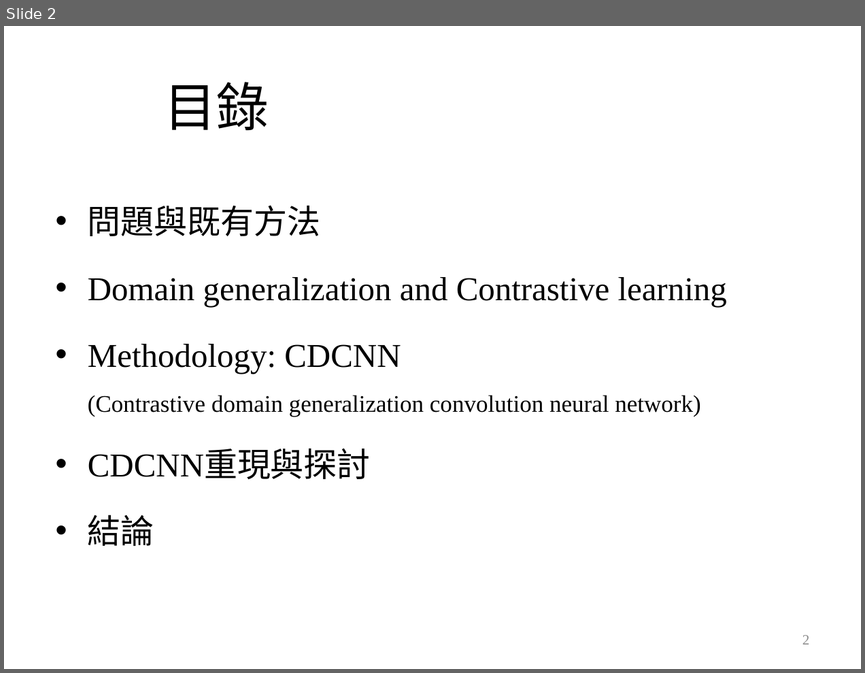
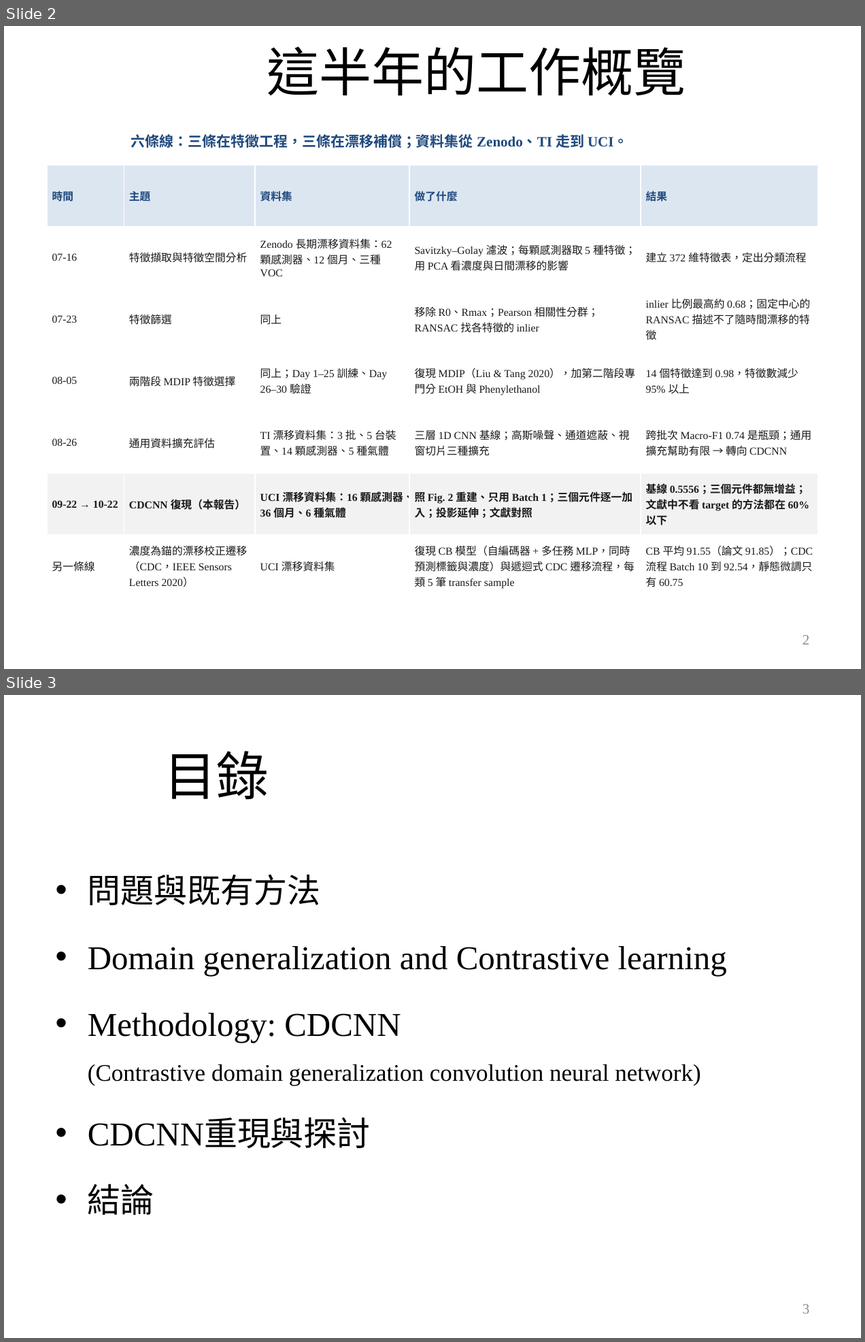
Before and after one commit to wintera1233/cdcnn, a slide deck: reports/10-22.pptx. Shown one above the other, each under a label of ours: slide 2 before the commit, slides 2 and 3 after it. The pictures are 865x673 and 865x1342 pixels, drawn with LibreOffice and Linux fonts; fonts in the diff are those of the drawing; background and template pictures are left out. Boxes give left, top, right and bottom in pixels: in the first picture for what was removed or moved away, otherwise in the second. Text is boxed around its words. In the diff, an @@ line names an element or a change of style, - is before the commit and + after.

```diff
--- a/reports/10-22.pptx
+++ b/reports/10-22.pptx
@@ slide 2 added at (4, 26, 861, 669), background picture (left out) @@
@@ title added at (267, 46, 686, 95), 44 pt, text #000000 @@
+這半年的工作概覽
@@ text added at (130, 134, 628, 148), 12 pt, text #1F497D, bold @@
+六條線：三條在特徵工程，三條在漂移補償；資料集從 Zenodo、TI 走到 UCI。
@@ table added at (47, 165, 818, 597), 7 rows, 5 columns @@
+時間 | 主題 | 資料集 | 做了什麼 | 結果
+07-16 | 特徵擷取與特徵空間分析 | Zenodo 長期漂移資料集：62 顆感測器、12 個月、三種 VOC | Savitzky–Golay 濾波；每顆感測器取 5 種特徵；用 PCA 看濃度與日間漂移的影響 | 建立 372 維特徵表，定出分類流程
+07-23 | 特徵篩選 | 同上 | 移除 R0、Rmax；Pearson 相關性分群；RANSAC 找各特徵的 inlier | inlier 比例最高約 0.68；固定中心的 RANSAC 描述不了隨時間漂移的特徵
+08-05 | 兩階段 MDIP 特徵選擇 | 同上；Day 1–25 訓練、Day 26–30 驗證 | 復現 MDIP（Liu & Tang 2020），加第二階段專門分 EtOH 與 Phenylethanol | 14 個特徵達到 0.98，特徵數減少 95% 以上
+08-26 | 通用資料擴充評估 | TI 漂移資料集：3 批、5 台裝置、14 顆感測器、5 種氣體 | 三層 1D CNN 基線；高斯噪聲、通道遮蔽、視窗切片三種擴充 | 跨批次 Macro-F1 0.74 是瓶頸；通用擴充幫助有限 → 轉向 CDCNN
+09-22 → 10-22 | CDCNN 復現（本報告） | UCI 漂移資料集：16 顆感測器、36 個月、6 種氣體 | 照 Fig. 2 重建、只用 Batch 1；三個元件逐一加入；投影延伸；文獻對照 | 基線 0.5556；三個元件都無增益；文獻中不看 target 的方法都在 60% 以下
+另一條線 | 濃度為錨的漂移校正遷移（CDC，IEEE Sensors Letters 2020） | UCI 漂移資料集 | 復現 CB 模型（自編碼器 + 多任務 MLP，同時預測標籤與濃度）與遞迴式 CDC 遷移流程，每類 5 筆 transfer sample | CB 平均 91.55（論文 91.85）；CDC 流程 Batch 10 到 92.54，靜態微調只有 60.75
@@ page number added at (802, 635, 809, 644), 12 pt, text #8C8C8C @@
+2
@@ what was slide 2 is now slide 3 @@
@@ page number at (802, 1304, 809, 1313): text changed @@
-2
+3
```
Also in this commit, not shown: 1 other file.
